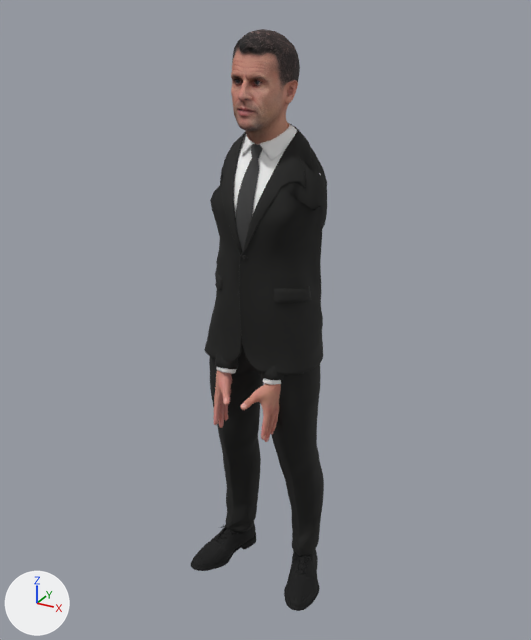
Two versions of the glTF model public/models/macron.glb, one commit apart.
Camera for both pictures: a 50 mm lens placed at (1.011, -1.845, 1.885), pointed at (-0.017, 0.024, 0.95). The lights are fixed; the arrows at lower left show +X, +Y and +Z. The picture after the commit comes second. Where no turn or scale is listed for an object, it has been applied to the vertices. Vertices at exactly the same position are counted once.

The older version as bpy lines, for what is in view:
```python
me_1 = bpy.data.meshes.new('1')
me_1.from_pydata(...)  # 6887 vertices, 13640 faces; spans x -0.091..0.093, y -0.144..0.089, z 1.505..1.807
me_1.materials.append(mat_avatarhead)  # picture img_image_1
me_avatarbody_avatarbody_0 = bpy.data.meshes.new('AvatarBody_AvatarBody_0')
me_avatarbody_avatarbody_0.from_pydata(...)  # 1716 vertices, 3395 faces; spans x -0.111..0.112, y -0.207..-0.073, z 0.629..0.845
me_avatarbody_avatarbody_0.materials.append(mat_avatarbody)  # picture img_image_0
me_outfit_outfit_0 = bpy.data.meshes.new('outfit_outfit_0')
me_outfit_outfit_0.from_pydata(...)  # 20831 vertices, 40539 faces; spans x -0.24..0.24, y -0.18..0.15, z 0.0..1.56
me_outfit_outfit_0.materials.append(mat_outfit)  # picture img_image_6
ob_object_15 = bpy.data.objects.new('Object_15', me_outfit_outfit_0)
ob_object_15.location = (0.0, 0.0, 0.0)
ob_object_6 = bpy.data.objects.new('Object_6', me_avatarbody_avatarbody_0)
ob_object_6.location = (0.0, 0.0, 0.0)
ob_object_8 = bpy.data.objects.new('Object_8', me_1)
ob_object_8.location = (0.0, 0.0, 0.0)
```
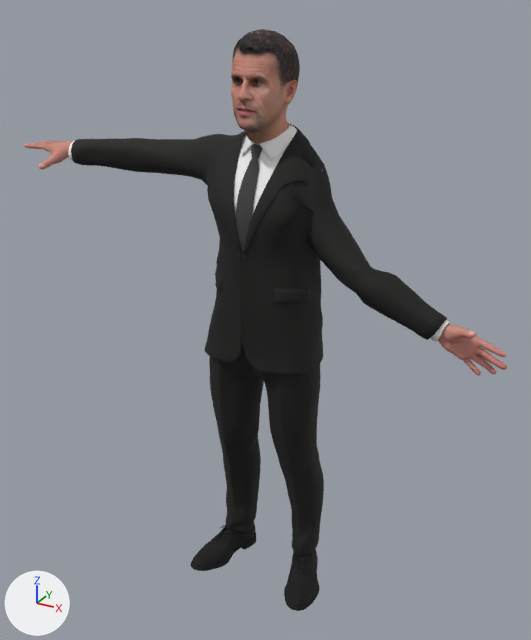
Pixel boxes [x1, y1, x2, y2] of what changed, in the pictures (531 x 640 px; the box of a moved part takes in the faces that stretch with it):
```json
{"object": "Object_15", "change": "reshaped", "before": [191, 122, 327, 611], "after": [68, 122, 449, 611], "on screen": "179% wider"}
{"object": "Object_6", "change": "reshaped", "before": [213, 370, 281, 442], "after": [24, 141, 507, 376], "on screen": "601% wider, 223% taller"}
{"part": 1, "of": "me_avatarbody_avatarbody_0", "change": "moved or reshaped", "before": [213, 370, 232, 428], "after": [24, 141, 73, 170]}
{"part": 2, "of": "me_avatarbody_avatarbody_0", "change": "moved or reshaped", "before": [240, 384, 281, 442], "after": [438, 323, 507, 376]}
{"part": 3, "of": "me_outfit_outfit_0", "change": "moved or reshaped", "before": [217, 367, 237, 374], "after": [68, 141, 74, 161], "on screen": "mostly hidden"}
{"part": 4, "of": "me_outfit_outfit_0", "change": "moved or reshaped", "before": [263, 378, 281, 385], "after": [431, 320, 449, 341]}
{"part": 5, "of": "me_outfit_outfit_0", "change": "moved or reshaped", "before": [210, 132, 327, 380], "after": [71, 131, 447, 340], "on screen": "mostly hidden before"}
```

Edits to the scene script, one JSON object a line:
```json
{"block": "me_avatarbody_avatarbody_0", "where": "# used by ob_object_6; location = (0.0, 0.0, 0.0)"}
{"op": "remove", "block": "me_avatarbody_avatarbody_0", "code": "me_avatarbody_avatarbody_0.from_pydata(...)  # 1716 vertices, 3395 faces; spans x -0.111..0.112, y -0.207..-0.073, z 0.629..0.845"}
{"op": "add", "block": "me_avatarbody_avatarbody_0", "code": "me_avatarbody_avatarbody_0.from_pydata(...)  # 1716 vertices, 3395 faces; spans x -0.88..0.731, y -0.131..0.03, z 0.93..1.458"}
{"block": "me_avatarbody_avatarbody_0", "change": "me_avatarbody_avatarbody_0 part 1: the loose piece of 850 vertices spanning x -0.111..-0.02, y -0.207..-0.075, z 0.629..0.834 is multiplied about its middle by the matrix ((0.0, 0.121, 0.993), (-0.121, 0.985, -0.12), (-0.993, -0.12, 0.015)), then moved by (-0.712, 0.083, 0.684)"}
{"block": "me_avatarbody_avatarbody_0", "change": "me_avatarbody_avatarbody_0 part 2: 866 of 1716 vertices moved; they spanned x 0.02..0.112, y -0.207..-0.073, z 0.629..0.845 and now span x 0.518..0.731, y -0.065..0.03, z 0.93..1.087; mean shift (0.567, 0.134, 0.288); largest move (0.084, -0.182, 0.655) -> (0.724, 0.003, 1.012)"}
{"block": "me_outfit_outfit_0", "where": "# used by ob_object_15; location = (0.0, 0.0, 0.0)"}
{"op": "remove", "block": "me_outfit_outfit_0", "code": "me_outfit_outfit_0.from_pydata(...)  # 20831 vertices, 40539 faces; spans x -0.24..0.24, y -0.18..0.15, z 0.0..1.56"}
{"op": "add", "block": "me_outfit_outfit_0", "code": "me_outfit_outfit_0.from_pydata(...)  # 20831 vertices, 40539 faces; spans x -0.7..0.56, y -0.18..0.15, z 0.0..1.56"}
{"block": "me_outfit_outfit_0", "change": "me_outfit_outfit_0 part 3: the loose piece of 232 vertices spanning x -0.12..-0.05, y -0.15..-0.06, z 0.8..0.88 is multiplied about its middle by the matrix ((0.0, 0.121, 0.993), (-0.121, 0.985, -0.12), (-0.993, -0.12, 0.015)), then moved by (-0.58, 0.07, 0.59)"}
{"block": "me_outfit_outfit_0", "change": "me_outfit_outfit_0 part 4: the loose piece of 232 vertices spanning x 0.05..0.12, y -0.15..-0.05, z 0.81..0.88 is multiplied about its middle by the matrix ((0.009, -0.718, -0.687), (0.992, 0.053, -0.043), (0.067, -0.685, 0.717)), then moved by (0.44, 0.1, 0.21)"}
{"block": "me_outfit_outfit_0", "change": "me_outfit_outfit_0 part 5: 1131 of 20831 vertices moved; they spanned x -0.17..0.17, y -0.15..0.15, z 0.82..1.55 and now span x -0.68..0.56, y -0.09..0.14, z 1.01..1.55; mean shift (-0.04, 0.04, 0.2); largest move (-0.1, -0.07, 0.82) -> (-0.68, 0.01, 1.45)"}
```
